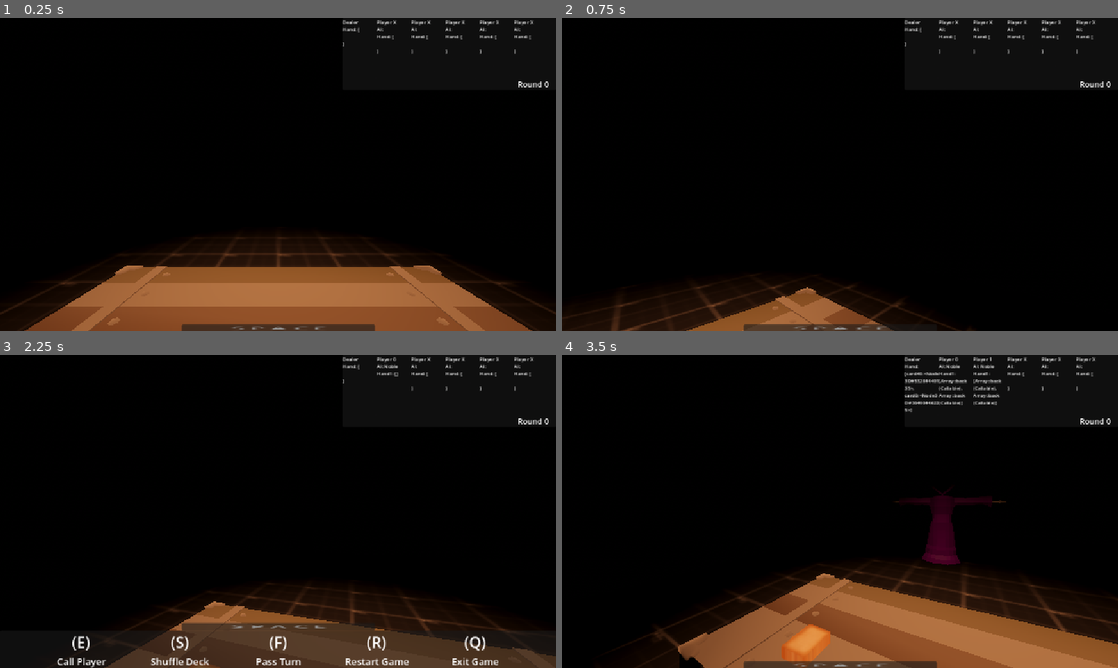
Above: before the commit, frames 1-4 (two rows, left to right).
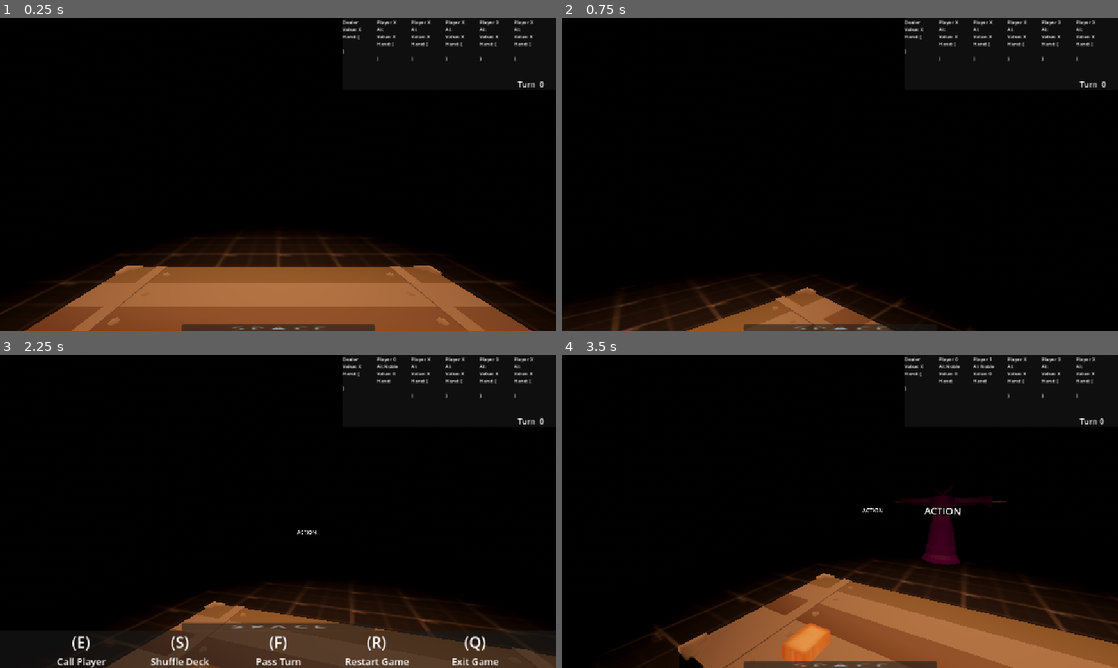
Above: after the commit, the same moments.

Repository: VaporeonLover28/Chrysopoeia
Game: Godot game, scene res://Scenes/blackjack_test_3.tscn
Same seed, same stepped clock (60 frames per second), same inputs: the game is played once before the commit and once after it. This scene is started directly instead of the project's main scene.
Inputs (mouse positions are in pixels of both pictures, inside the frame that each line leads up to):
- Up to frame 1 (0.25 s): no input
- Up to frame 2 (0.75 s): tap Enter at 0.5 s; move the mouse to (962, 158) at 0.52 s; tap A (a) at 0.6 s
- Up to frame 3 (2.25 s): tap B (b) at 0.8, 1.35 s; tap Space (space) at 1.25 s; move the mouse to (250, 511) at 1.27 s; tap D (d) at 1.55, 2.1 s; tap Enter at 2 s; move the mouse to (289, 505) at 2.02 s; hold E (e) from 2.03 s (still down)
- Up to frame 4 (3.5 s): tap Space (space) at 2.75 s; move the mouse to (834, 517) at 2.77 s; release E (e) at 2.78 s; tap E (e) at 2.85 s; tap F (f) at 3.05 s

The runs differ from the first frame. In frame 1, 0.4% of the frame differs, in the area x 61-99%, y 2-23%; in frame 2, 0.4%; in frame 3, 0.4%; in frame 4, 1.0%, in the area x 39-99%, y 2-94%.
Error before the commit: Attempt to call function 'set_texture' in base 'null instance' on a null instance. (res://Script/card.gd:20)

Commit message:
Blackjack setup
+ animations
+ cards and npcs on table

to-do:
NPC AI
Game flow

this is actually not that hard i can reference earlier builds

Diff:
--- a/Scenes/blackjack_npc.tscn
+++ b/Scenes/blackjack_npc.tscn
@@ -15,6 +15,11 @@
 path_postprocessing = 1
 
 [node name="hand" type="Marker3D" parent="."]
-transform = Transform3D(1, 0, 0, 0, 1, 0, 0, 0, 1, 0, 1.00154, -0.37566)
+transform = Transform3D(1, 0, 0, 0, 1, 0, 0, 0, 1, 0, 0.399, -0.376)
+
+[node name="action_label" type="Label3D" parent="."]
+transform = Transform3D(-1, 0, -8.74228e-08, 0, 1, 0, 8.74228e-08, 0, -1, 0, 0.865362, -0.194739)
+text = "ACTION"
+uppercase = true
 
 [connection signal="navigation_finished" from="nav" to="." method="_on_nav_navigation_finished"]
--- a/Scenes/blackjack_test_3.tscn
+++ b/Scenes/blackjack_test_3.tscn
@@ -33,6 +33,9 @@
 
 [node name="blackjack_test_3" type="Node3D"]
 script = ExtResource("1_psklc")
+
+[node name="card_distr_timer" type="Timer" parent="."]
+wait_time = 0.5
 
 [node name="WorldEnvironment" type="WorldEnvironment" parent="."]
 environment = SubResource("Environment_dft26")
@@ -104,11 +107,12 @@
 [node name="player0" type="RichTextLabel" parent="CanvasLayer/gamecontrol"]
 layout_mode = 0
 offset_left = 71.0
-offset_right = 142.0
+offset_right = 135.0
 offset_bottom = 149.0
 theme_override_font_sizes/normal_font_size = 10
 text = "Player X
 AI:
+Value: X
 Hand: [
 
 ]"
@@ -116,11 +120,12 @@
 [node name="player1" type="RichTextLabel" parent="CanvasLayer/gamecontrol"]
 layout_mode = 0
 offset_left = 142.0
-offset_right = 213.0
+offset_right = 206.0
 offset_bottom = 149.0
 theme_override_font_sizes/normal_font_size = 10
 text = "Player X
 AI:
+Value: X
 Hand: [
 
 ]"
@@ -128,11 +133,12 @@
 [node name="player2" type="RichTextLabel" parent="CanvasLayer/gamecontrol"]
 layout_mode = 0
 offset_left = 213.0
-offset_right = 284.0
+offset_right = 277.0
 offset_bottom = 149.0
 theme_override_font_sizes/normal_font_size = 10
 text = "Player X
 AI:
+Value: X
 Hand: [
 
 ]"
@@ -140,11 +146,12 @@
 [node name="player3" type="RichTextLabel" parent="CanvasLayer/gamecontrol"]
 layout_mode = 0
 offset_left = 284.0
-offset_right = 355.0
+offset_right = 348.0
 offset_bottom = 149.0
 theme_override_font_sizes/normal_font_size = 10
 text = "Player X
 AI:
+Value: X
 Hand: [
 
 ]"
@@ -152,11 +159,12 @@
 [node name="player4" type="RichTextLabel" parent="CanvasLayer/gamecontrol"]
 layout_mode = 0
 offset_left = 355.0
-offset_right = 426.0
+offset_right = 419.0
 offset_bottom = 149.0
 theme_override_font_sizes/normal_font_size = 10
 text = "Player X
 AI:
+Value: X
 Hand: [
 
 ]"
@@ -167,16 +175,19 @@
 offset_top = 125.0
 offset_right = 428.0
 offset_bottom = 148.0
-text = "Round 0"
+text = "Turn  0"
 
 [node name="dealer" type="RichTextLabel" parent="CanvasLayer/gamecontrol"]
 layout_mode = 0
-offset_right = 71.0
+offset_right = 64.0
 offset_bottom = 149.0
 theme_override_font_sizes/normal_font_size = 10
 text = "Dealer
+Value: X
 Hand: [
 
 ]"
 
+[connection signal="timeout" from="card_distr_timer" to="." method="_on_card_distr_timer_timeout"]
+
 [editable path="bj_player_test"]
--- a/Scenes/card.tscn
+++ b/Scenes/card.tscn
@@ -1,8 +1,9 @@
-[gd_scene load_steps=7 format=3 uid="uid://bo6gr1h1ae700"]
+[gd_scene load_steps=8 format=3 uid="uid://bo6gr1h1ae700"]
 
 [ext_resource type="Script" uid="uid://bvp0d2xuuac0q" path="res://Script/card.gd" id="1_brehn"]
 [ext_resource type="PackedScene" uid="uid://cx3jvymnyeawf" path="res://Assets/Originals/CartaCERTA.glb" id="2_eumee"]
 [ext_resource type="Material" uid="uid://cweg8ys1ftbhf" path="res://albedo_black.tres" id="3_e6po8"]
+[ext_resource type="Texture2D" uid="uid://cfvv0gh4l613s" path="res://Assets/card_textures/ace_of_clubs.png" id="4_eumee"]
 
 [sub_resource type="TextMesh" id="TextMesh_e484p"]
 material = ExtResource("3_e6po8")
@@ -69,6 +70,12 @@
 
 [node name="suits" type="Node3D" parent="cardinfo"]
 
+[node name="card_texture" type="Sprite3D" parent="."]
+transform = Transform3D(0.194505, 0, 0, 0, -8.50206e-09, 0.194505, 0, -0.194505, -8.50206e-09, 0.003, 0.001, 0.002)
+shaded = true
+texture_filter = 0
+texture = ExtResource("4_eumee")
+
 [connection signal="tree_entered" from="." to="." method="_on_tree_entered"]
 
 [editable path="cardmesh"]
--- a/Script/bj_player_test.gd
+++ b/Script/bj_player_test.gd
@@ -13,6 +13,7 @@
 var zooming : bool = false
 
 var dealer_hand : Array = []
+var dealer_hand_value : int = 0
 
 # Called when the node enters the scene tree for the first time.
 #func _ready() -> void:
--- a/Script/blackjack_npc.gd
+++ b/Script/blackjack_npc.gd
@@ -2,14 +2,17 @@
 
 @onready var nav: NavigationAgent3D = $nav
 @onready var hand_marker: Marker3D = $hand
+@onready var action_label: Label3D = $action_label
 
 @export_enum("Pleb", "Mage", "Guard", "Noble", "Joker" ) var type : String = "Noble"
+@export_enum("Playing", "Standed", "Busted", "Surrendered", "Blackjack", "Doubled") var state : String = "Playing"
 
 var assigned_chair : bool = false
 var is_sat_down : bool = false
 
 var assigned_gc_label : RichTextLabel
-var hand1 : Array = []
+var hand : Array = []
+var hand_value : int = 0
 
 func _process(delta: float) -> void:
 	if is_sat_down == false:
@@ -28,7 +31,12 @@
 
 func update_gc_label():
 	assigned_gc_label.text = "Player " + name + "\nAI: " + \
-	str(type) + "\nHand1: " + str(hand1)
+	str(type) + "\nValue: " + str(hand_value) + "\nHand:\n"
+	for cards in hand:
+		assigned_gc_label.text += str(cards.rank) + " of " + str(cards.suit) + ",\n"
+
+func update_action_label(action):
+	action_label.text = str(action)
 
 func go_to_table(chair_pos):
 	#print(chair_pos)
--- a/Script/blackjack_test_3.gd
+++ b/Script/blackjack_test_3.gd
@@ -6,14 +6,17 @@
 @onready var deck_node: Node3D = $deck
 @onready var gamecontrol: Panel = $CanvasLayer/gamecontrol
 @onready var player: CharacterBody3D = $bj_player_test
+@onready var card_distr_timer: Timer = $card_distr_timer
 
 var tween : Tween
 
 var table : Array = []
 var round_started : bool = false
+var distribution_number : float = 0.0
 var round : int = 0
 var playing_npcs : Array = []
 var gc_labels : Array = []
+var round_order_npcs : Array = []
 
 var standard_deck : Array = [
 	["Clubs", "Ace", "A"], ["Hearts", "Ace", "A"], ["Spades", "Ace", "A"], ["Diamonds", "Ace", "A"],
@@ -36,7 +39,7 @@
 
 func _ready():
 	instantiate_cards()
-	#adds a new chair in the table array
+	##adds a new chair in the table array for referencing positions
 	for chairs in table_node.get_child_count():
 		#excludes the table mesh from chair count
 		if table_node.get_child(chairs) is Marker3D:
@@ -45,38 +48,50 @@
 			#print("New Chair, pos " + str(table[chairs - 1][0]))
 			#print(table)
 
+	##adding labels for game control (top right panel)
 	for labels in gamecontrol.get_children():
 		gc_labels.append(labels)
 
+##putting the cards in the screen
 func instantiate_cards():
 	for instance in 52:
 		#print("Card number " + str(instance))
+		##adds a new card instance
 		var new_card = card.instantiate()
+		##to the deck
 		deck.push_back(new_card)
 		#new_card.position.x = float(deck.find(new_card)) / 52
+		##puts each card slightly above the previous (stacking deck)
 		new_card.position.y = float(deck.find(new_card)) / 1048
+		##each card upside down
 		new_card.rotation_degrees.x = 180
 		new_card.name = "card" + str(instance)
+		##every card is based on the standard deck, each suit and rank
 		new_card.chosen_suit = standard_deck[instance][0]
 		new_card.chosen_rank = standard_deck[instance][1]
 		new_card.chosen_value = standard_deck[instance][2]
 		deck_node.add_child(new_card)
 
+##calls an npc (currently instantiating a new one) to a chair
 func call_player():
-	#instantiate new npc away from table (visual effect for testing)
-	#call the funcion on the npc to come to the table
-	#add the npc to the npc array
 	var new_npc = npc.instantiate()
+	##instantiate new npc away from table (visual effect for testing)
 	new_npc.position = Vector3(randf_range(-3, 3), 0.342, -6)
 	add_child(new_npc)
+	##checking if each chair is taken
 	for chairs in table.size():
+		##if it isn't (free chair)
 		if table[chairs][1] == 0 and new_npc.assigned_chair == false:
 			#print("Picked chair " + str(chairs + 1) + " at position " + str(table[chairs][0]))
+			##call the funcion on the npc script to come to the chair
 			new_npc.go_to_table(table[chairs][0])
+			##occupy the chair
 			table[chairs][1] = 1
 			new_npc.assigned_chair = true
 			new_npc.name = str(chairs)
+			##add the npc to the npc array
 			playing_npcs.append(new_npc)
+			##adds a game control label to the npc for testing
 			new_npc.assigned_gc_label = gc_labels[int(new_npc.name)]
 			new_npc.update_gc_label()
 		#elif table[chairs][1] != 0:
@@ -85,71 +100,136 @@
 			#print("Already picked another chair")
 	#print("Called Player")
 
+##setting a table order (left to right) for the rounds playing
+func set_round_order():
+	match playing_npcs.size():
+		2:
+			round_order_npcs.append(playing_npcs[1])
+			round_order_npcs.append(playing_npcs[0])
+		3:
+			round_order_npcs.append(playing_npcs[1])
+			round_order_npcs.append(playing_npcs[0])
+			round_order_npcs.append(playing_npcs[2])
+		4:
+			round_order_npcs.append(playing_npcs[3])
+			round_order_npcs.append(playing_npcs[1])
+			round_order_npcs.append(playing_npcs[0])
+			round_order_npcs.append(playing_npcs[2])
+		5:
+			round_order_npcs.append(playing_npcs[3])
+			round_order_npcs.append(playing_npcs[1])
+			round_order_npcs.append(playing_npcs[0])
+			round_order_npcs.append(playing_npcs[2])
+			round_order_npcs.append(playing_npcs[4])
+
 func shuffle_deck():
 	#print("Shuffled Deck")
 	for card in deck.size():
+		##picks a random card
 		var in_shuffle_hand = deck.pick_random()
 		#print(in_shuffle_hand)
+		##puts it in a side shuffler deck
 		shuffler_deck.push_back(in_shuffle_hand)
+		##takes it away from the normal deck
 		deck.erase(in_shuffle_hand)
+		##adds the shuffled cards back to the deck when done
 		if shuffler_deck.size() == 52:
 			deck.append_array(shuffler_deck)
 			shuffler_deck.clear()
 			#print(deck)
 			square_deck()
 
+##puts each card in it's position on the deck (not needed but a nice touch)
 func square_deck():
 	for card in deck:
 		#card.position.x = float(deck.find(card)) / 52
 		card.position.y = float(deck.find(card)) / 1048
 
+##animation for card distributing
 func distribute_cards():
-	player.dealer_hand.append(deck.back())
-	card_to_dealer(deck.pop_back(), Vector3(0.40, 0, 0), Vector3(180, 0, 0))
-	player.dealer_hand.append(deck.back())
-	card_to_dealer(deck.pop_back(), Vector3(0.40, 0, 0), Vector3.ZERO)
-	gc_labels[6].text = "Dealer\nHand: " + str(player.dealer_hand)
-	for npcs in playing_npcs:
-		npcs.hand1.append(deck.back)
-		card_to_npc(deck.pop_back(), npcs, npcs.hand_marker, npcs.hand1)
-		npcs.hand1.append(deck.back)
-		card_to_npc(deck.pop_back(), npcs, npcs.hand_marker, npcs.hand1)
-		npcs.update_gc_label()
-
+	##increases a number
+	distribution_number += 1
+	##just to be sure i guess (i forgot why i had this)
+	gc_labels[6].text = "Dealer\nValue:" + str(player.dealer_hand_value) + "\nHand:\n"
+
+	##defines how many cards need to be distributed
+	##two for every npc + two for dealer
+	var cards_to_distribute : int = round_order_npcs.size() * 2 + 2
+
+	##every third (number) is a break in the animation
+	if distribution_number / 3 - floor(distribution_number / 3) == 0:
+		#print("Skip")
+		pass
+	##every first (number) gives a card
+	elif int(distribution_number - 1) % 3 == 0:
+		##the dealer's first card is side down
+		if distribution_number / 3 > round_order_npcs.size():
+			#print("Distr " + str(distribution_number) + ", card 1 to dealer")
+			##appends the top card to the dealer hand
+			player.dealer_hand.append(deck.back())
+			##gives it to the dealer
+			card_to_dealer(deck.pop_back(), Vector3(0.40, 0, 0), Vector3(180, 0, 0))
+		else:
+		##the npc's first and second cards are identical
+			#print("Distr " + str(distribution_number) + ", card 1 to npc " + str(int(floor(distribution_number / 3))))
+			##appends the top card to the npc's hand
+			round_order_npcs[int(floor(distribution_number / 3))].hand.append(deck.back())
+			##gives it to them
+			card_to_npc(deck.pop_back(), round_order_npcs[int(floor(distribution_number / 3))])
+	else:
+		##the dealer's first card is side up
+		if distribution_number / 3 > round_order_npcs.size():
+			#print("Distr " + str(distribution_number) + ", card 2 to dealer")
+			##appends the top card to the dealer hand
+			player.dealer_hand.append(deck.back())
+			##gives it to the dealer
+			card_to_dealer(deck.pop_back(), Vector3(0.40, 0, 0), Vector3.ZERO)
+			##updates the game control label for the dealer
+			for cards in player.dealer_hand:
+				gc_labels[6].text += str(cards.rank) + " of " + str(cards.suit) + ",\n"
+		else:
+		##the npc's first and second cards are identical
+			#print("Distr " + str(distribution_number) + ", card 2 to npc " + str(int(floor(distribution_number / 3))))
+			##appends the top card to the npc's hand
+			round_order_npcs[int(floor(distribution_number / 3))].hand.append(deck.back())
+			##gives it to them
+			card_to_npc(deck.pop_back(), round_order_npcs[int(floor(distribution_number / 3))])
+
+##tween to send a card to the dealer
 func card_to_dealer(card : Node3D, pos : Vector3, rot : Vector3):
-	#cria um tween
 	tween = create_tween()
-	#propriedades do tween
 	tween.set_trans(Tween.TRANS_QUART)
 	tween.set_ease(Tween.EASE_OUT)
-	#o tween em si
 	tween.set_parallel(true)
+	##with a little horizontal and vertical separation
 	tween.tween_property(card, "position", pos + Vector3(float(player.dealer_hand.size()) / 20,\
-	float(player.dealer_hand.find(card)) / 524, 0), 1)
+	float(player.dealer_hand.find(card)) / 512, 0), 1)
+	##makes it rotate to where it is supposed to
 	tween.tween_property(card, "rotation_degrees", rot, 0.66)
 
-func card_to_npc(card : Node3D, who : CharacterBody3D, marker : Marker3D, hand):
-	#cria um tween
+##tween to send a card to an npc
+func card_to_npc(card : Node3D, who : CharacterBody3D):
 	tween = create_tween()
-	#propriedades do tween
 	tween.set_trans(Tween.TRANS_QUART)
 	tween.set_ease(Tween.EASE_OUT)
-	#o tween em si
 	tween.set_parallel(true)
-	tween.tween_property(card, "position", marker.global_position + Vector3(float(hand.size()) / 20,\
-	float(hand.find(card)) / 524, 0), 1)
+	tween.tween_property(card, "global_position", who.hand_marker.global_position + Vector3(float(who.hand.size()) / 20,\
+	float(who.hand.size()) / 512, 0), 1)
 	tween.tween_property(card, "rotation_degrees", Vector3.ZERO, 0.66)
+	##updates the game control label
+	who.update_gc_label()
 
 func pass_turn():
 	if round_started == false and playing_npcs.size() > 1:
 		round_started = true
+		set_round_order()
 		shuffle_deck()
-		distribute_cards()
+		$card_distr_timer.start()
 	elif round_started == false and playing_npcs.size() <= 1:
 		pass
 	else:
 		round += 1
-	gc_labels[5].text = "Round " + str(round)
+	gc_labels[5].text = "Turn " + str(round)
 
 func restart_game():
 	for labels in gc_labels.size() - 1:
@@ -175,10 +255,20 @@
 		playing_npcs[0].queue_free()
 		playing_npcs.pop_at(0)
 		table[0][1] = 0
+	round_order_npcs.clear()
 
 	round = 0
 	round_started = false
+	distribution_number = 0
 	gc_labels[5].text = "Round " + str(round)
 
 func quit_game():
 	get_tree().quit()
+
+func _on_card_distr_timer_timeout() -> void:
+	##if still distributing cards
+	if distribution_number < (round_order_npcs.size() + 1) * 3:
+		distribute_cards()
+	else:
+		print("Stopped timer")
+		card_distr_timer.stop()
